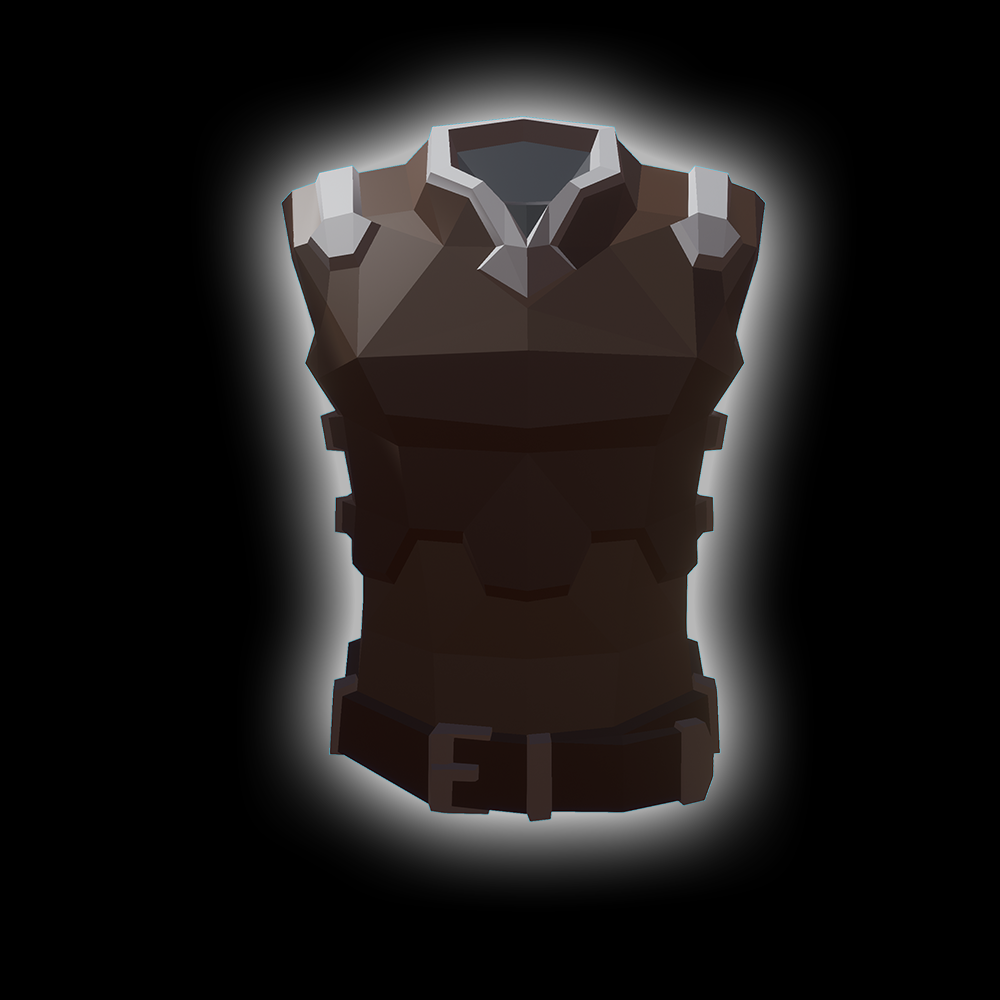
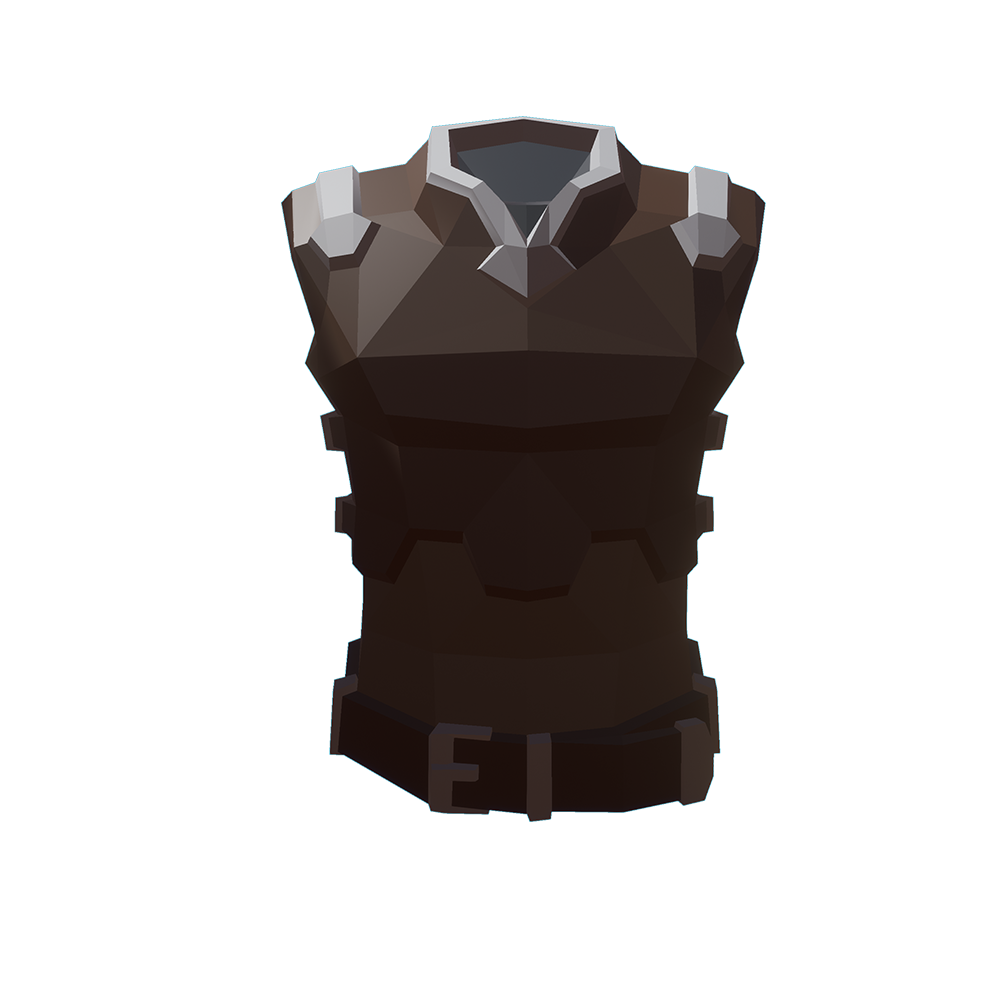
Layers edited between the first and the second 1000px x 1000px image:
pixels changed over [0, 0, 1000, 1000] (layer not identified)
